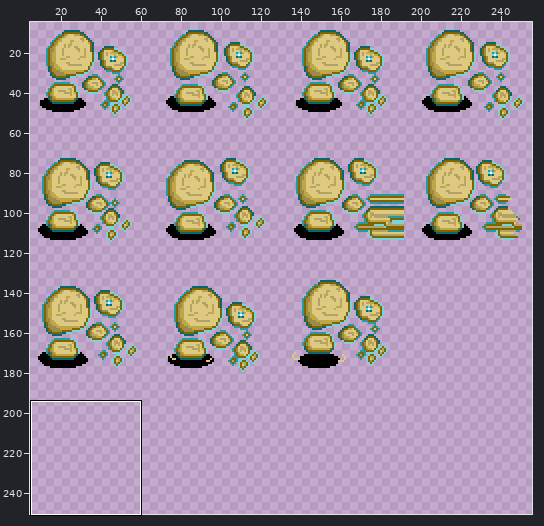
Sprite sheet, stored at images/Units/BlueMonster.png. The picture above shows the old version from afar; the outline marks the close-up.
Close-up. Before:
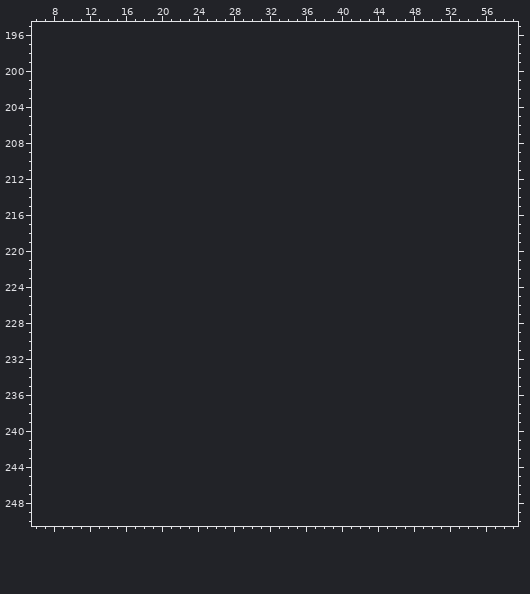
The file is 256x192 pixels. Shown: x 6..59, y 195..250. The old version is drawn lined up with the new one, on the new canvas. The wide view leaves out empty margins. The commit also changed other parts of the picture, which this record leaves out.
Now the later version:
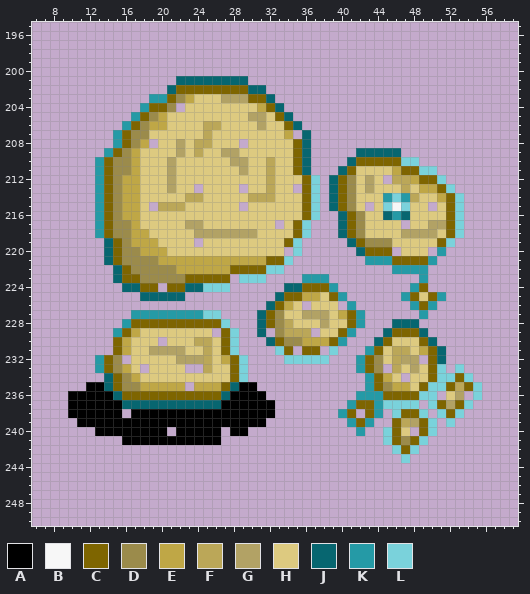
Palette (. is transparent): A #000000  B #f7f7f7  C #7e6500  D #9b8b4b  E #bfa746  F #bba758  G #b2a265  H #ddca80  J #076670  K #259aa6  L #7ad2db
Changes in this commit:
canvas 256x192 -> 256x256
Changed rows in their new state; - is an unchanged pixel.
first column x 10:
201 ------------JJJJJJJJ--------------------------
202 -----------JCCCCCCCCJJ------------------------
203 ---------KKCDEHHHGGGCCJ-----------------------
204 --------KCCD-HHHHHHHHECJ----------------------
205 -------KCDEHHHHHHHHHGGHCJ---------------------
206 ------KCDEEHHHHFFHHHHGHHCJ--------------------
207 -----KCDDHHHHHHFHHHHHHHHE-J-------------------
208 -----KCDE-HHGHFFHHH-HHHHHCJ-------------------
209 ----KCDEHHHHGHFHHGGHHHHHHCJ-----JJJJJ---------
210 ---KCDDEHHHGHHHHHHGGHHFHHCJ----JCCCCCLL-------
211 ---KCDDEHHHGHHHHHHHGHHFHHCJ---JCHHHHECCLL-----
212 ---KCDEEHHHGHHHHHHHHHHFHHHCL-JCDHGH-FFECCL----
213 ---KCDEEHHHGHH-HHHH-HHFHH-CL-JCDHGHHHFHEECL---
214 ---KCDEEHHHHHFFHHHHHFFFHHHCL-JCDHHHKLKFHHECL--
215 ---KCDEEH-FFFHHHHHH-HHHHHHCL-JCDH-HLBLHH-HCL--
216 ---KCDEEHHHHHHHHHHHHHHHHHHCL--JCDHHJKJHHHHCL--
217 ---KCDDEHHHHHGGHHHHHHHH-HCL---JCDHHHH-HHGGCL--
218 ---KCDDEEHHHHHGGGGGGGHHHHCL---JCDHHHHGGGGHCL--
219 ----JCDEEEHHHH-HHHHHHHHHCL-----JCDDDHHHHHCL---
220 ----JCDDEEEHHHHHHHHHHHHH-L------JCCC-HHH-K----
221 ----JCDDDDEEEEEEEEEEEECCL--------KKKCCCCK-----
222 -----JCDDDDDEEEEEECCCCLL------------KKKK------
223 -----JCCDDDDDCCCCC-LLL----KKK----------K------
224 ------JJCC-CCJJLLL------JJCCCK--------KC------
225 --------JJJJJ----------JCCEEHCK------KCHCK----
226 ----------------------JCEH-HHH-K------KCK-----
227 -------KKKKKKKKLL----JCDHHGGGHECK------K------
228 ------KCCCCCCCCCCL---JCDFHHHGHHCK---JJJ-------
229 -----KCEHHHHHHHH-CL--J-DFFF-HHCK---JCCCJ------
230 -----CEHHH-HHHFFHCL---JCDDEEECK---JCHHHCJ-----
231 -----CEHHGGGGHHFHCL----LC-CC-L---KCHFFHECJ----
232 ---KCD-HHHHHGGGFHECL----LLLLL---KCDHFGG-CJ----
233 ---KCDEH-HHHH--FHHCL------------KCD-FHGHCL-L--
234 ----JCDEHHHHHHHHHHCL-------------KCEH-HHCLLCL-
235 --AAJCDDEEEEE-EEECJAA------------KCDEEHCLLCFCL
236 AAAAAJCCCCCCCCCCCJAAAA----------KKKCCCCLL-HG-L
237 AAAAAAJJJJJJJJJJJAAAAAA--------KCCKLLLL-LCGCL-
238 AAAAAA-AAAAAAAAAAAAAAAA-------KC-CK-LCCL-LCL--
239 -AAAAAAAAAAAAAAAAAAAAA---------KCK--CFGCL-L---
240 ---AAAAAAAA-AAAAA-AA------------K--LCH-CL-----
241 ------AAAAAAAAAAA------------------LCDCL------
242 ------------------------------------LCL-------
243 -------------------------------------L--------
